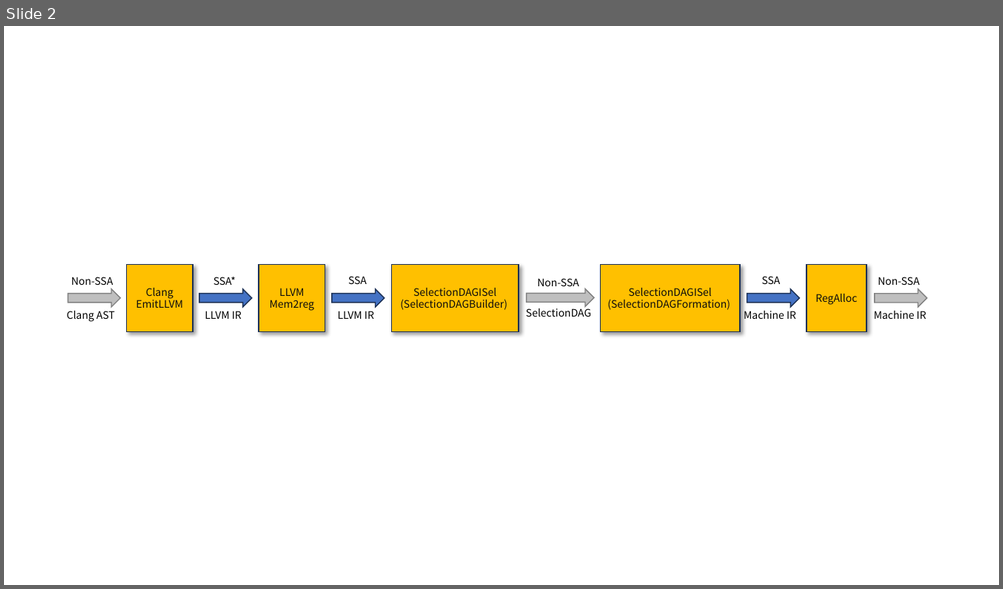
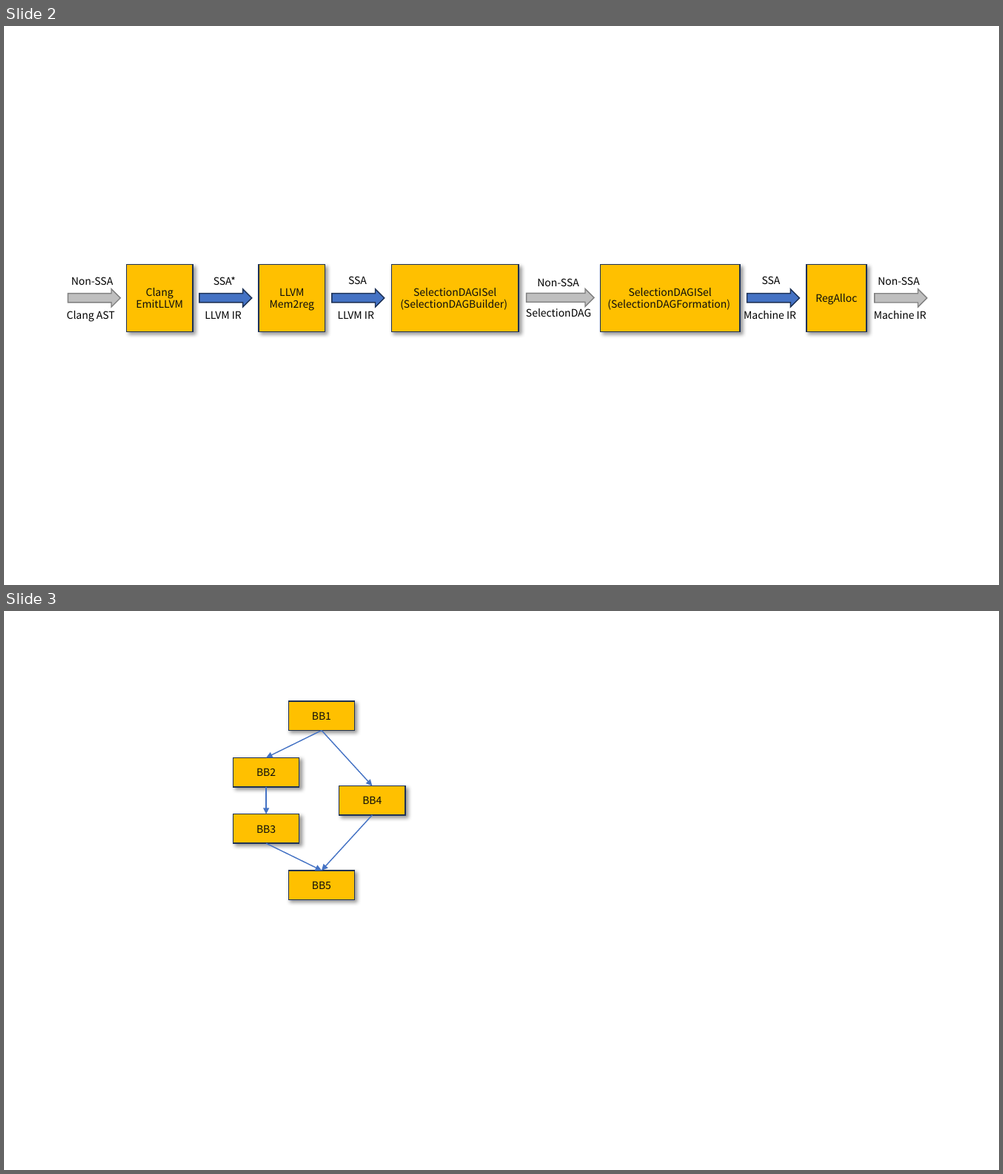
Before and after one commit to Xijie-Shuai/xijie-shuai.github.io, a slide deck: categories/LLVM/assets/public.pptx. Shown one above the other, each under a label of ours: slide 2 before the commit, slides 2 and 3 after it. The pictures are 1003x589 and 1003x1174 pixels, drawn with LibreOffice and Linux fonts; fonts in the diff are those of the drawing. Boxes give left, top, right and bottom in pixels: in the first picture for what was removed or moved away, otherwise in the second. Text is boxed around its words. In the diff, an @@ line names an element or a change of style, - is before the commit and + after.

```diff
--- a/categories/LLVM/assets/public.pptx
+++ b/categories/LLVM/assets/public.pptx
@@ slide 3 added at box(4, 611, 999, 1170), background #FFFFFF @@
@@ rectangle added at box(288, 701, 355, 730), fill #FFC000, outline #1E3256 1 pt, 10 pt, text #0D0D0D @@
+BB1
@@ arrow added from (322, 730) to (266, 758), #4472C4 1 pt @@
@@ arrow added from (322, 730) to (372, 786), #4472C4 1 pt @@
@@ rectangle added at box(233, 758, 299, 787), fill #FFC000, outline #1E3256 1 pt, 10 pt, text #0D0D0D @@
+BB2
@@ arrow added from (266, 787) to (266, 814), #4472C4 1 pt @@
@@ rectangle added at box(339, 786, 405, 815), fill #FFC000, outline #1E3256 1 pt, 10 pt, text #0D0D0D @@
+BB4
@@ rectangle added at box(233, 814, 299, 843), fill #FFC000, outline #1E3256 1 pt, 10 pt, text #0D0D0D @@
+BB3
@@ arrow added from (372, 815) to (322, 871), #4472C4 1 pt @@
@@ arrow added from (266, 844) to (322, 871), #4472C4 1 pt @@
@@ rectangle added at box(288, 871, 355, 900), fill #FFC000, outline #1E3256 1 pt, 10 pt, text #0D0D0D @@
+BB5
```
Also in this commit, not shown: 4 other files.
